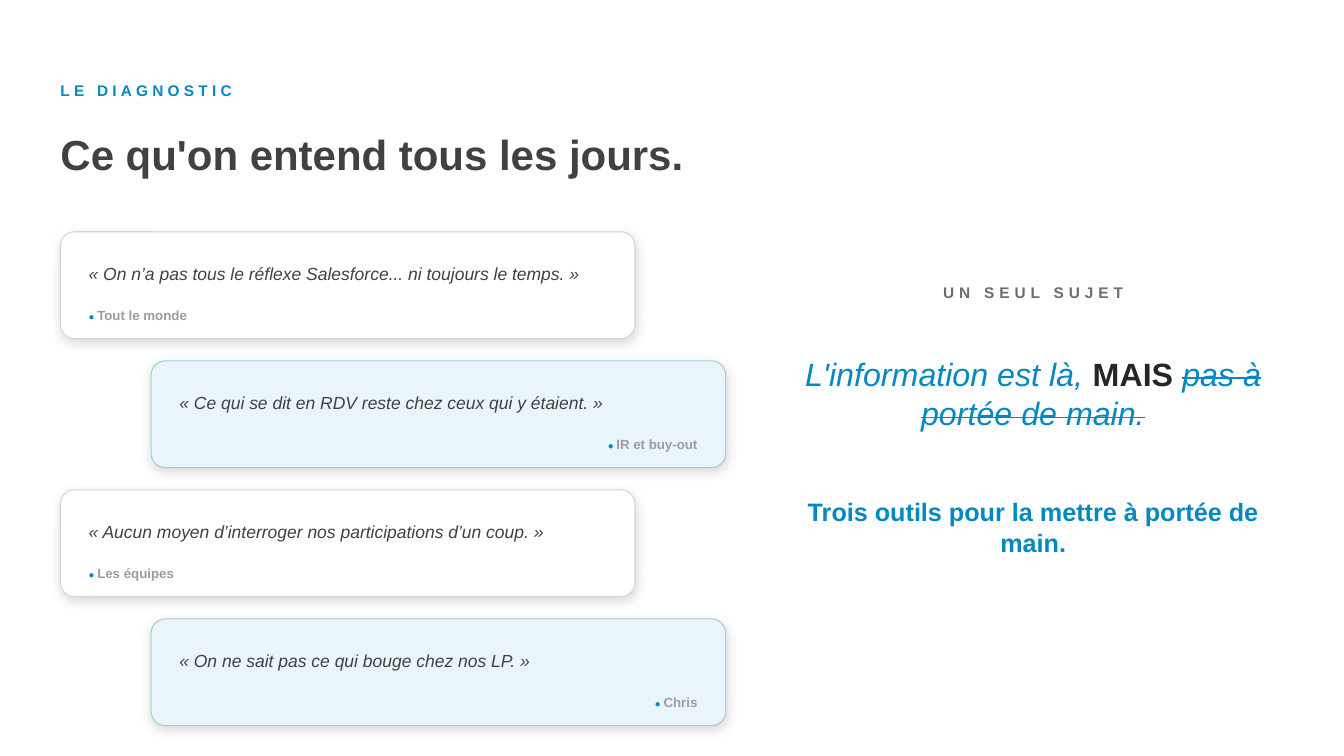
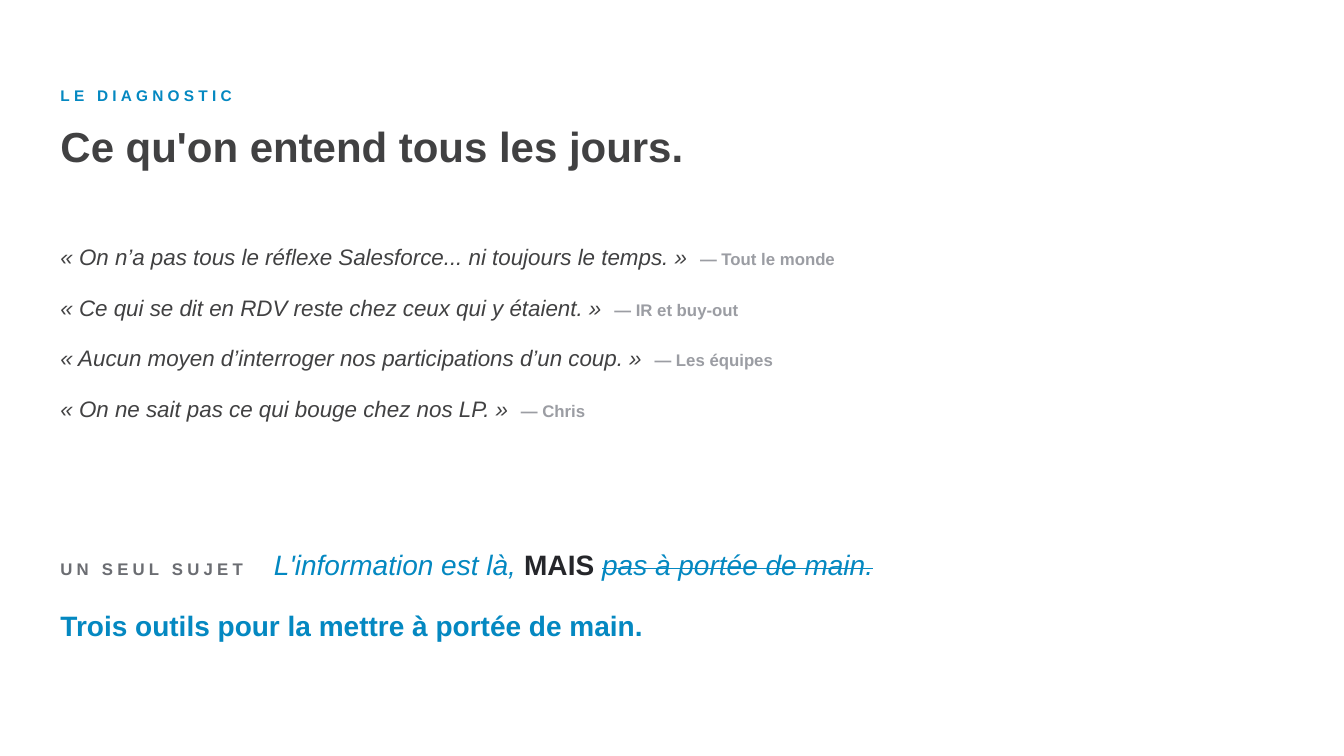
Before and after one commit to felixuniversityca-svg/task-dashboard, a slide deck: slide 4 of LIA-concretement-Capital-Croissance.pptx. Drawn at 1344x756 pixels with LibreOffice and Linux fonts; fonts in the diff are those of the drawing. Boxes give left, top, right and bottom in pixels: in the first picture for what was removed or moved away, otherwise in the second. Text is boxed around its words. In the diff, an @@ line names an element or a change of style, - is before the commit and + after.

```diff
--- a/LIA-concretement-Capital-Croissance.pptx
+++ b/LIA-concretement-Capital-Croissance.pptx
@@ text "LE DIAGNOSTIC": place and size @@
-text "LE DIAGNOSTIC" at [60, 85, 232, 96]
+text "LE DIAGNOSTIC" at [60, 90, 232, 101]
@@ text "Ce qu'on entend tous les ..." at [60, 131, 683, 171]: vertical alignment middle to top @@
@@ rounded rectangle removed at [60, 232, 635, 339] @@
@@ text added at [78, 248, 835, 422], 16 pt, text #414142, italic @@
+« On n’a pas tous le réflexe Salesforce... ni toujours le temps. » — Tout le monde
+« Ce qui se dit en RDV reste chez ceux qui y étaient. » — IR et buy-out
+« Aucun moyen d’interroger nos participations d’un coup. » — Les équipes
+« On ne sait pas ce qui bouge chez nos LP. » — Chris
@@ text removed at [103, 267, 564, 284] @@
-« On n’a pas tous le réflexe Salesforce... ni toujours le temps. »
@@ text removed at [943, 287, 1123, 298] @@
-UN SEUL SUJET
@@ text removed at [97, 310, 186, 320] @@
-● Tout le monde
@@ rounded rectangle removed at [151, 361, 726, 468] @@
@@ text removed at [194, 396, 588, 413] @@
-« Ce qui se dit en RDV reste chez ceux qui y étaient. »
@@ text removed at [616, 439, 698, 452] @@
-● IR et buy-out
@@ rounded rectangle removed at [60, 490, 635, 597] @@
@@ text removed at [103, 525, 529, 542] @@
-« Aucun moyen d’interroger nos participations d’un coup. »
@@ text at [60, 554, 874, 580]: text changed; size 23 to 20 pt @@
-L'information est là, MAIS pas à portée de main.
+UN SEUL SUJET L'information est là, MAIS pas à portée de main.
@@ text removed at [97, 568, 174, 581] @@
-● Les équipes
@@ text "Trois outils pour la mettre ...": place and size @@
-text "Trois outils pour la mettre ..." at [808, 502, 1258, 553]
+text "Trois outils pour la mettre ..." at [60, 615, 642, 641]
@@ text "Trois outils pour la mettre ..." at [60, 615, 642, 641]: size 18 to 20 pt; alignment centre to left; line spacing 22pt to 1 @@
@@ rounded rectangle removed at [151, 619, 726, 726] @@
@@ text removed at [194, 654, 515, 671] @@
-« On ne sait pas ce qui bouge chez nos LP. »
@@ text removed at [664, 697, 698, 707] @@
-● Chris
```
Also in this commit, not shown: 10 other slides changed.
